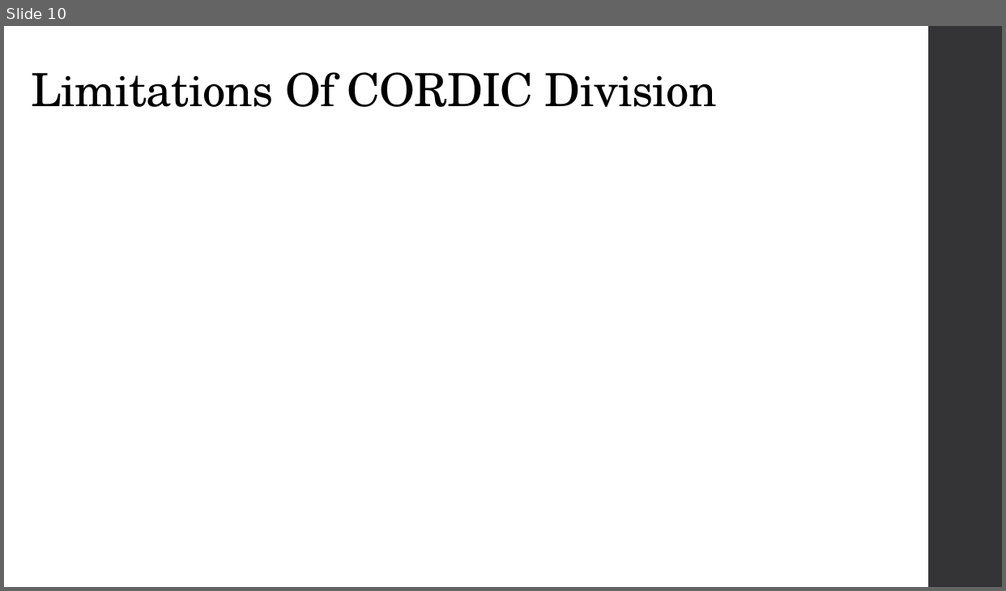
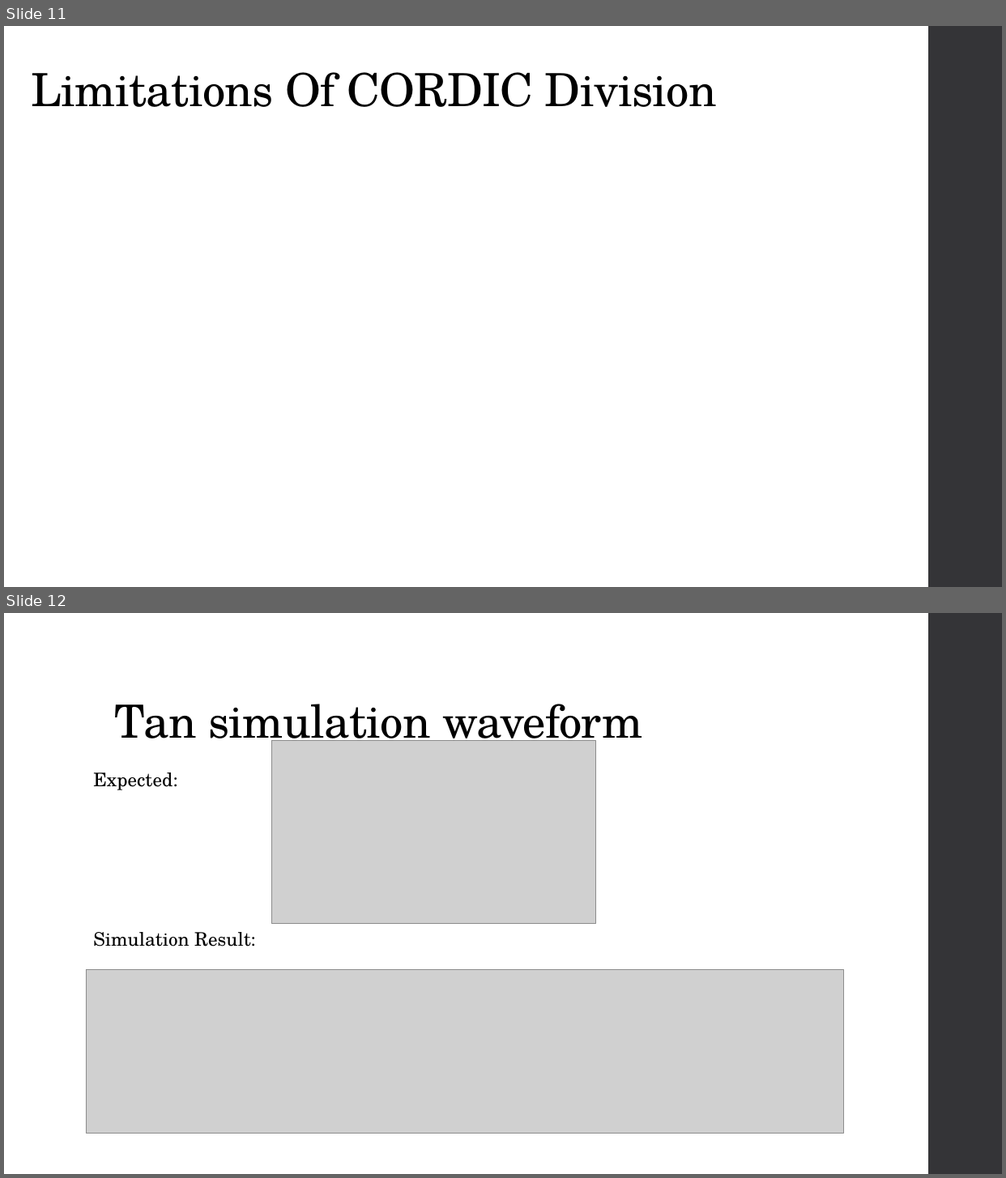
Before and after one commit to GuhanRajasekar/FPGA_course_assignments, a slide deck: Mini_Project/Demo_PPT.pptx. Shown one above the other, each under a label of ours: slide 10 before the commit, slides 11 and 12 after it. The pictures are 1006x591 and 1006x1178 pixels, drawn with LibreOffice and Linux fonts; fonts in the diff are those of the drawing; grey boxes stand for pictures. Boxes give left, top, right and bottom in pixels: in the first picture for what was removed or moved away, otherwise in the second. Text is boxed around its words. In the diff, an @@ line names an element or a change of style, - is before the commit and + after.

```diff
--- a/Mini_Project/Demo_PPT.pptx
+++ b/Mini_Project/Demo_PPT.pptx
@@ slide 12 added at (x1=4, y1=613, x2=1002, y2=1174), background #FFFFFF; not listed: 1 template element that a slide beside it also shows @@
@@ title added at (x1=115, y1=704, x2=642, y2=752), 44 pt, text #000000 @@
+Tan simulation waveform
@@ picture added at (x1=272, y1=741, x2=596, y2=924) @@
@@ text added at (x1=93, y1=773, x2=177, y2=790), 18 pt, text #000000 @@
+Expected:
@@ text added at (x1=93, y1=932, x2=256, y2=947), 18 pt, text #000000 @@
+Simulation Result:
@@ picture added at (x1=87, y1=970, x2=844, y2=1133) @@
@@ what was slide 10 is now slide 11 @@
```
Also in this commit, not shown: 3 slides changed, 14 other slides added.
